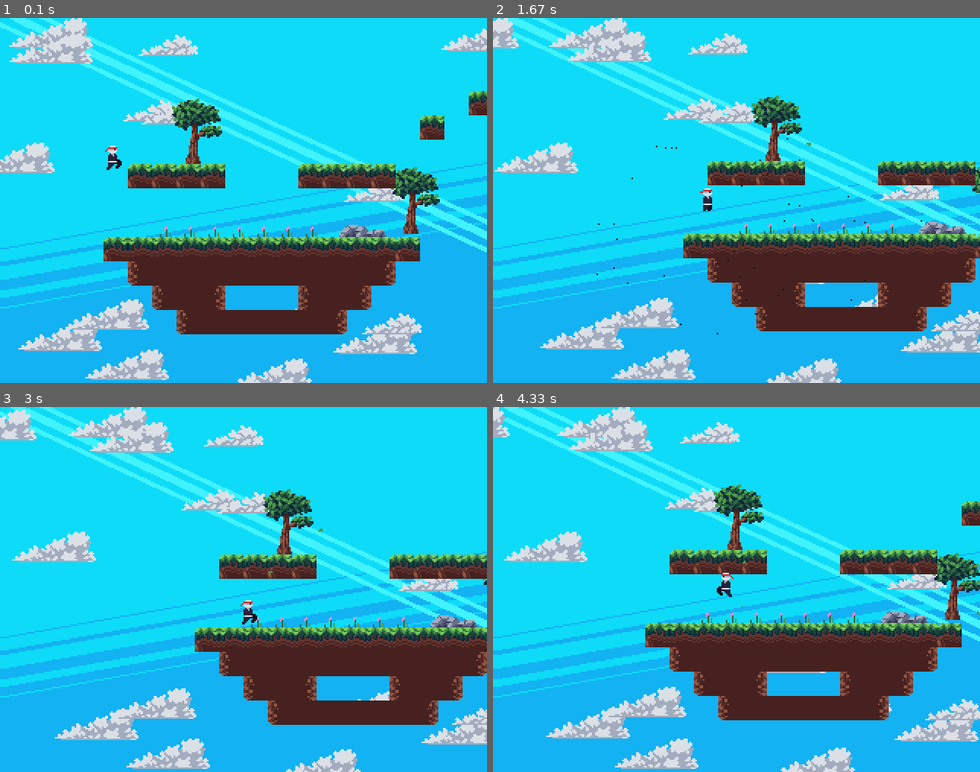
Above: before the commit, frames 1-4 (two rows, left to right).
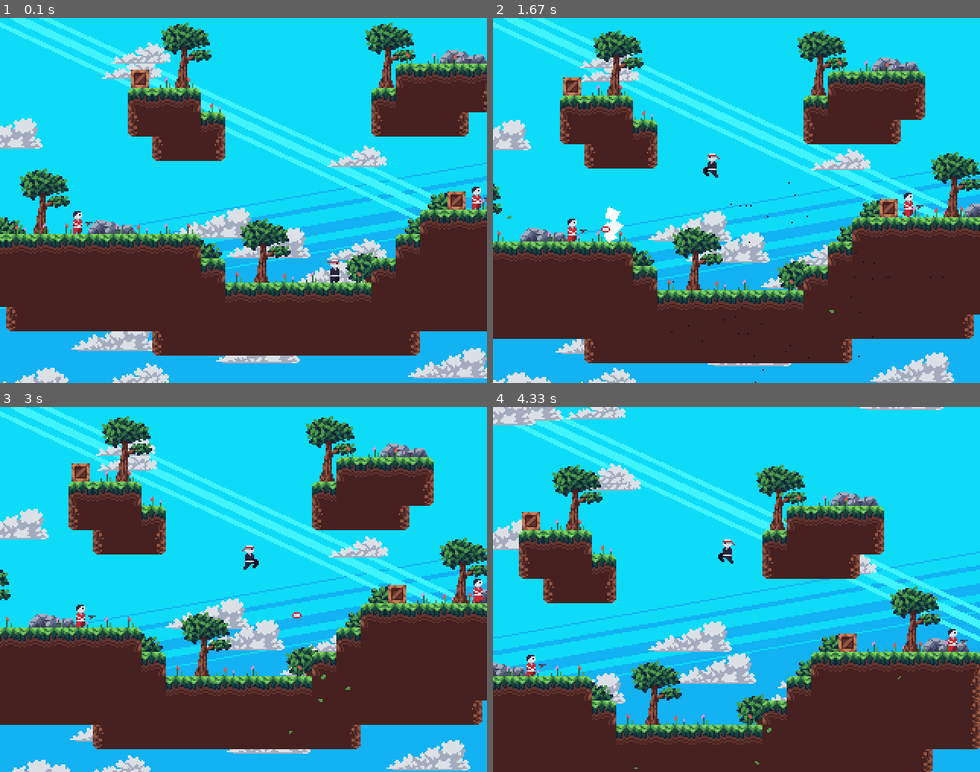
Above: after the commit, the same moments.

Repository: LuisGarrillo/practice
Game: pygame game, started from games/pygame/fluffy_tutorial_1/game.py
The game is run twice, just before and just after one commit, with the same random seed, the same clock (stepped at 60 frames per second) and the same inputs.
Inputs:
- Up to frame 1 (0.1 s): no input
- Up to frame 2 (1.67 s): tap D at 0.33 s; hold Left 0.67-1.2 s; hold Left 1.23-1.63 s; tap F at 1.3, 1.6 s
- Up to frame 3 (3 s): hold Right 1.67-2.3 s; tap F at 1.73, 2.03, 2.4, 2.7, 2.9 s; hold Left 2.33-2.8 s; hold Right from 2.83 s (still down)
- Up to frame 4 (4.33 s): tap F at 3.2, 3.4, 3.7, 3.9, 4.2 s; release Right at 3.3 s; hold Right 3.33-3.8 s; hold Left from 3.83 s (still down)

The runs differ from the first frame. In frame 1, 50% of the frame differs, in the area x 0-100%, y 0-100%; in frame 2, 50%; in frame 3, 49%; in frame 4, 51%.

Commit message:
adding kills and deaths

Diff:
--- a/games/pygame/fluffy_tutorial_1/editor.py
+++ b/games/pygame/fluffy_tutorial_1/editor.py
@@ -18,6 +18,7 @@
             "grass": load_images("tiles/grass"),
             "large_decor": load_images("tiles/large_decor"),
             "stone": load_images("tiles/stone"),
+            "spawner": load_images("tiles/spawners")
         }
         self.movement = [False, False, False, False]
 
--- a/games/pygame/fluffy_tutorial_1/game.py
+++ b/games/pygame/fluffy_tutorial_1/game.py
@@ -1,9 +1,10 @@
 import pygame, sys, random, math
-from scripts.entities import PhysicsEntity, Player
+from scripts.entities import Player, Enemy
 from scripts.tilemap import Tilemap
 from scripts.utils import load_image, load_images, Animation
 from scripts.clouds import Cloud
 from scripts.particle import Particle
+from scripts.sparks import Spark
 
 
 class Game:
@@ -22,6 +23,10 @@
             "stone": load_images("tiles/stone"),
             "background": load_image("background.png"),
             "clouds": load_images("clouds"),
+            "enemy/idle": Animation(load_images("entities/enemy/idle"), duration=6),
+            "enemy/run": Animation(load_images("entities/enemy/run"), duration=4),
+            "gun": load_image("gun.png"),
+            "projectile": load_image("projectile.png"),
             "player": load_image("entities/player.png"),
             "player/idle" : Animation(load_images("entities/player/idle"), duration=6),
             "player/run" : Animation(load_images("entities/player/run"), duration=4),
@@ -42,17 +47,45 @@
         except FileNotFoundError:
             pass
 
+        self.clouds = Cloud(self.assets["clouds"])
+
+        self.load_level(0)
+
+    def load_level(self, map_id) -> None:
+        self.tilemap.load("data/maps/" + str(map_id) + ".json")
+
         self.leaf_spawners = []
         for tree in self.tilemap.extract([("large_decor", 2)], keep=True):
-            self.leaf_spawners.append(pygame.Rect(4 + tree["position"][0], 4 + tree["position"][1], 23, 13))
+            self.leaf_spawners.append(pygame.Rect(4 + tree["pos"][0], 4 + tree["pos"][1], 23, 13))
+
+        self.enemies = []
+        for spawner in self.tilemap.extract([("spawners", 0), ("spawners", 1)]):
+            if spawner["variant"] == 0:
+                self.player.position = spawner["pos"]
+            else:
+                self.enemies.append(Enemy(self, spawner["pos"], (8, 15)))
 
         self.particles = []
+        self.projectiles= []
+        self.sparks = []
 
-        self.clouds = Cloud(self.assets["clouds"])
         self.scroll = [0, 0]
+        self.dead = 0
 
     def run(self) -> None:
+        level = 0
         while True:
+            if not self.enemies:
+                level += 1
+                if level > 2:
+                    level = 0
+                self.load_level(level)
+
+            if self.dead:
+                self.dead += 1
+                if self.dead > 40:
+                    self.load_level(level)
+
             self.display.blit(self.assets["background"], (0, 0))
 
             self.scroll[0] += (self.player.rect().x - self.display.get_width() / 2 - self.scroll[0]) / 30
@@ -69,8 +102,44 @@
 
             self.tilemap.render(self.display, render_scroll)
 
-            self.player.update(self.tilemap, (self.movement[0] - self.movement[1], 0))
-            self.player.render(self.display, render_scroll)
+            for enemy in self.enemies:
+                kill = enemy.update(self.tilemap, (0, 0))
+                enemy.render(self.display, render_scroll)
+                if kill:
+                    self.enemies.remove(enemy)
+
+            if not self.dead:
+                self.player.update(self.tilemap, (self.movement[0] - self.movement[1], 0))
+                self.player.render(self.display, render_scroll)
+
+            for spark in self.sparks.copy():
+                kill = spark.update()
+                spark.render(self.display, render_scroll)
+                if kill:
+                    self.sparks.remove(spark)
+
+            for projectile in self.projectiles.copy():
+                projectile[0][0] += projectile[1]
+                projectile[2] += 1
+                img = self.assets["projectile"]
+                self.display.blit(img, (projectile[0][0] - img.get_width() / 2 - render_scroll[0], projectile[0][1] - img.get_height() / 2 - render_scroll[1]))
+                if self.tilemap.solid_check(projectile[0]):
+                    for _ in range (4):
+                            self.sparks.append(Spark(self.projectiles[-1][0], random.random() - 0.5 + ( math.pi if projectile[1] > 0 else 0), 2 + random.random()))
+                    self.projectiles.remove(projectile)
+                elif projectile[2] > 360:
+                    self.projectiles.remove(projectile)
+                elif abs(self.player.dashing) < 50:
+                    if self.player.rect().collidepoint(projectile[0]):
+                        self.projectiles.remove(projectile)
+                        for _ in range (30):
+                            angle =  random.random() * math.pi * 2
+                            speed = random.random() * 5
+                            self.sparks.append(Spark(self.player.rect().center, angle, 2 + random.random()))
+                            self.particles.append(Particle(self, "particle", self.player.rect().center,  velocity=[math.cos(angle + math.pi) * speed * 0.5, math.sin(angle + math.pi) * speed * 0.5], frame=random.randint(0, 7)))
+
+                        self.dead += 1
+
 
             for particle in self.particles.copy():
                 kill = particle.update()
--- a/games/pygame/fluffy_tutorial_1/map.json
+++ b/games/pygame/fluffy_tutorial_1/map.json
@@ -1 +1 @@
-{"tilemap": {"4;7": {"type": "grass", "variant": 1, "positio …(10029 unchanged characters)… ne", "variant": 0, "position": [63, 15]}}, "tile_size": 16, "offgrid": [{"type": "large_decor", "variant": 0, "position": [203.5, 104.0]}, {"type": "large_decor", "variant": 2, "position": [93.0, 21.0]}, {"type": "large_decor", "variant": 2, "position": [236.0, 66.5]}]}
+{"tilemap": {"4;7": {"type": "grass", "variant": 1, "positio …(10029 unchanged characters)… ne", "variant": 0, "position": [63, 15]}, "3;4": {"type": "stone", "variant": 0, "position": [3, 4]}, "3;2": {"type": "stone", "variant": 0, "position": [3, 2]}}, "tile_size": 16, "offgrid": [{"type": "large_decor", "variant": 0, "position": [203.5, 104.0]}, {"type": "large_decor", "variant": 2, "position": [93.0, 21.0]}, {"type": "large_decor", "variant": 2, "position": [236.0, 66.5]}, {"type": "spawner", "variant": 0, "position": [146.5, 93.5]}, {"type": "spawner", "variant": 1, "position": [205.5, 47.5]}, {"type": "spawner", "variant": 1, "position": [88.0, 47.0]}]}
--- a/games/pygame/fluffy_tutorial_1/scripts/entities.py
+++ b/games/pygame/fluffy_tutorial_1/scripts/entities.py
@@ -1,5 +1,6 @@
 import pygame, math, random
 from scripts.particle import Particle
+from scripts.sparks import Spark
 class PhysicsEntity:
     def __init__(self, game, entity_type, position, size) -> None:
         self.game = game
@@ -56,7 +57,11 @@
 
         self.velocity[1] = min(self.fall_cap, self.velocity[1] + 0.2)
 
-        self.flip = movement[0] < 0
+        if movement[0] > 0:
+            self.flip = False
+        if movement[0] < 0:
+            self.flip = True
+
         self.last_movement = movement
 
         if self.collisions['down'] or self.collisions['up']:
@@ -75,6 +80,60 @@
         #    self.game.assets["player"],
         #    (self.position[0] - offset[0], self.position[1] - offset[1])
         #)
+class Enemy(PhysicsEntity):
+    def __init__(self, game, position, size) -> None:
+        super().__init__(game, "enemy", position, size)
+        self.walking = 0
+
+
+    def update(self, tilemap, movement=(0,0)):
+        if self.walking:
+            if tilemap.solid_check((self.rect().centerx + (-7 if self.flip else 7), self.position[1] + 23)):
+                if self.collisions["right"] or self.collisions["left"]:
+                    self.flip = not self.flip
+                else:
+                    movement = (movement[0] - 0.5 if self.flip else 0.5, movement[1])
+            else:
+                self.flip = not self.flip
+            self.walking = max(0, self.walking - 1)
+            if not self.walking:
+                distance = (self.game.player.position[0] - self.position[0], self.game.player.position[1] - self.position[1])
+                if abs(distance[1]) < 16:
+                    if self.flip and distance[0] < 0:
+                        self.game.projectiles.append([[self.rect().centerx - 7, self.rect().centery], -1.5, 0])
+                        for _ in range (4):
+                            self.game.sparks.append(Spark(self.game.projectiles[-1][0], random.random() - 0.5 + math.pi, 2 + random.random()))
+
+                    elif not self.flip and distance[0] > 0:
+                        self.game.projectiles.append([[self.rect().centerx + 7, self.rect().centery], 1.5, 0])
+                        for _ in range (4):
+                            self.game.sparks.append(Spark(self.game.projectiles[-1][0], random.random() - 0.5, 2 + random.random()))
+        elif random.random() < 0.01:
+            self.walking =  random.randint(30, 120)
+            self.set_action("run")
+        else:
+            self.set_action("idle")
+
+        super().update(tilemap, movement=movement)
+
+        if abs(self.game.player.dashing) >= 50:
+            if self.rect().colliderect(self.game.player.rect()):
+                for _ in range (30):
+                    angle =  random.random() * math.pi * 2
+                    speed = random.random() * 5
+                    self.game.sparks.append(Spark(self.rect().center, angle, 2 + random.random()))
+                    self.game.particles.append(Particle(self.game, "particle", self.rect().center,  velocity=[math.cos(angle + math.pi) * speed * 0.5, math.sin(angle + math.pi) * speed * 0.5], frame=random.randint(0, 7)))
+                return True
+
+    def render(self, surface, offset=(0, 0)):
+        super().render(surface, offset=offset)
+
+        if self.flip:
+            surface.blit(
+                pygame.transform.flip(self.game.assets["gun"], True, False),
+                (self.rect().centerx - 4 - self.game.assets["gun"].get_width() - offset[0], self.rect().centery - offset[1]))
+        else:
+            surface.blit(self.game.assets["gun"], (self.rect().centerx + self.game.assets["gun"].get_width() - offset[0], self.rect().centery - offset[1]))
 
 class Player(PhysicsEntity):
     def __init__(self, game, position, size) -> None:
@@ -83,7 +142,7 @@
         self.dashing = 0
         self.air_time = 0
         self.wall_slide = False
-        self.jumps = 1
+        self.jumps = 2
 
     def update(self, tilemap, movement=(0, 0), ):
         super().update(tilemap, movement=movement)
@@ -94,12 +153,14 @@
                 speed = random.random() * 0.5 + 0.5
                 particle_velocity = [math.cos(angle) * speed, math.sin(angle) * speed]
                 self.game.particles.append(Particle(self.game, "particle", self.rect().center, velocity=particle_velocity, frame=random.randint(0, 7)))
+
         if self.dashing > 0:
             self.dashing = max(0, self.dashing - 1)
         if self.dashing < 0:
             self.dashing = min(0, self.dashing + 1)
         if abs(self.dashing) > 50:
             self.velocity[0] = abs(self.dashing) / self.dashing * 8
+            self.velocity[1] = 0
             if abs(self.dashing) == 51:
                 self.velocity[0] *= 0.1
             particle_velocity = [abs(self.dashing) / self.dashing * random.random() * 3, 0]
@@ -118,10 +179,9 @@
         self.air_time += 1
         self.fall_cap = 5
 
-
         if self.collisions["down"]:
             self.air_time = 0
-            self.jumps = 1
+            self.jumps = 2
             self.dashes = 1
 
         self.wall_slide = False
@@ -135,7 +195,7 @@
 
         elif self.air_time > 4:
             self.set_action("jump")
-            self.jumps = max(0, self.jumps - 1)
+
         elif not movement[0] == 0:
             self.set_action("run")
         else:
@@ -151,6 +211,7 @@
     def jump(self):
         if self.wall_slide:
             self.jumps += 1
+            self.dashes += 1
             if self.flip and self.last_movement[0] < 0:
                 self.velocity[0] = 3.5
                 self.velocity[1] = -4
--- /dev/null
+++ b/games/pygame/fluffy_tutorial_1/scripts/sparks.py
@@ -0,0 +1,23 @@
+import pygame, math
+
+class Spark:
+    def __init__(self, position, angle, speed) -> None:
+        self.position = list(position)
+        self.angle = angle
+        self.speed = speed
+
+    def update(self):
+        self.position[0] += math.cos(self.angle) * self.speed
+        self.position[1] += math.sin(self.angle) * self.speed
+
+        self.speed = max(0, self.speed - 0.1)
+        return not self.speed
+
+    def render(self, surface, offset=(0, 0)):
+        render_points = [
+            (self.position[0] + math.cos(self.angle) * self.speed * 3 - offset[0], self.position[1] + math.sin(self.angle) * self.speed * 3 - offset[1]),
+            (self.position[0] + math.cos(self.angle + math.pi * 0.5) * self.speed * 3 - offset[0], self.position[1] + math.sin(self.angle + math.pi * 0.5) * self.speed * 3 - offset[1]),
+            (self.position[0] + math.cos(self.angle + math.pi) * self.speed * 3 - offset[0], self.position[1] + math.sin(self.angle + math.pi) * self.speed * 3 - offset[1]),
+            (self.position[0] + math.cos(self.angle - math.pi * 0.5) * self.speed * 3 - offset[0], self.position[1] + math.sin(self.angle - math.pi * 0.5) * self.speed * 3 - offset[1]),
+        ]
+        pygame.draw.polygon(surface, (255, 255, 255), render_points)
--- a/games/pygame/fluffy_tutorial_1/scripts/tilemap.py
+++ b/games/pygame/fluffy_tutorial_1/scripts/tilemap.py
@@ -39,7 +39,7 @@
             tile = self.tilemap[location]
             neighbors = set()
             for shift in [(1, 0), (-1, 0), (0, 1), (0, -1)]:
-                check_location = str(tile["position"][0] + shift[0]) + ";" + str(tile["position"][1] + shift[1])
+                check_location = str(tile["pos"][0] + shift[0]) + ";" + str(tile["pos"][1] + shift[1])
                 if (
                     check_location in self.tilemap and
                     self.tilemap[check_location]["type"] == tile["type"]
@@ -62,17 +62,17 @@
             tile = self.tilemap[location]
             if (tile["type"], tile["variant"]) in id_pairs:
                 matches.append(tile.copy())
-                matches[-1]["position"] = matches[-1]["position"].copy()
-                matches[-1]["position"][0] *= self.size
-                matches[-1]["position"][1] *= self.size
+                matches[-1]["pos"] = matches[-1]["pos"].copy()
+                matches[-1]["pos"][0] *= self.size
+                matches[-1]["pos"][1] *= self.size
                 if not keep:
                     del self.tilemap["location"]
 
         return matches
 
-    def tiles_around(self, position):
+    def tiles_around(self, pos):
         tiles = []
-        tile_location = (int(position[0] // self.size), int(position[1] // self.size))
+        tile_location = (int(pos[0] // self.size), int(pos[1] // self.size))
 
         for offset in NEIGHBOR_OFFSETS:
             check_location = str(tile_location[0] + offset[0]) + ";" + str(tile_location[1] + offset[1])
@@ -80,13 +80,21 @@
                 tiles.append(self.tilemap[check_location])
         return tiles
 
-    def physics_rects_around(self, position):
+    def solid_check(self, pos):
+        tile_location = str(int((pos[0]) // self.size)) + ";" + str(int((pos[1]) // self.size))
+
+        if tile_location in self.tilemap:
+            if self.tilemap[tile_location]["type"] in PHYSICS_TILES:
+                return self.tilemap[tile_location]
+
+    def physics_rects_around(self, pos):
         rects = []
-        for tile in self.tiles_around(position):
+        tiles = self.tiles_around(pos)
+        for tile in tiles:
             if tile["type"] in PHYSICS_TILES:
                 rects.append(pygame.Rect(
-                    tile["position"][0] * self.size,
-                    tile["position"][1] * self.size,
+                    tile["pos"][0] * self.size,
+                    tile["pos"][1] * self.size,
                     self.size,
                     self.size
                 ))
@@ -96,7 +104,7 @@
         for tile in self.offgrid_tiles:
             surface.blit(
                 self.game.assets[tile["type"]][tile["variant"]],
-                (tile["position"][0] - offset[0], tile["position"][1] - offset[1])
+                (tile["pos"][0] - offset[0], tile["pos"][1] - offset[1])
             )
 
         for x in range(offset[0] // self.size, (offset[0] + surface.get_width()) // self.size + 1):
@@ -107,12 +115,12 @@
                     tile = self.tilemap[location]
                     surface.blit(
                     self.game.assets[tile["type"]][tile["variant"]],
-                    (tile["position"][0] * self.size - offset[0], tile["position"][1] * self.size - offset[1])
+                    (tile["pos"][0] * self.size - offset[0], tile["pos"][1] * self.size - offset[1])
                     )
 
         #for location in self.tilemap:
         #    tile = self.tilemap[location]
         #    surface.blit(
         #        self.game.assets[tile["type"]][tile["variant"]],
-        #       (tile["position"][0] * self.size - offset[0], tile["position"][1] * self.size - offset[1])
+        #       (tile["pos"][0] * self.size - offset[0], tile["pos"][1] * self.size - offset[1])
         #   )
